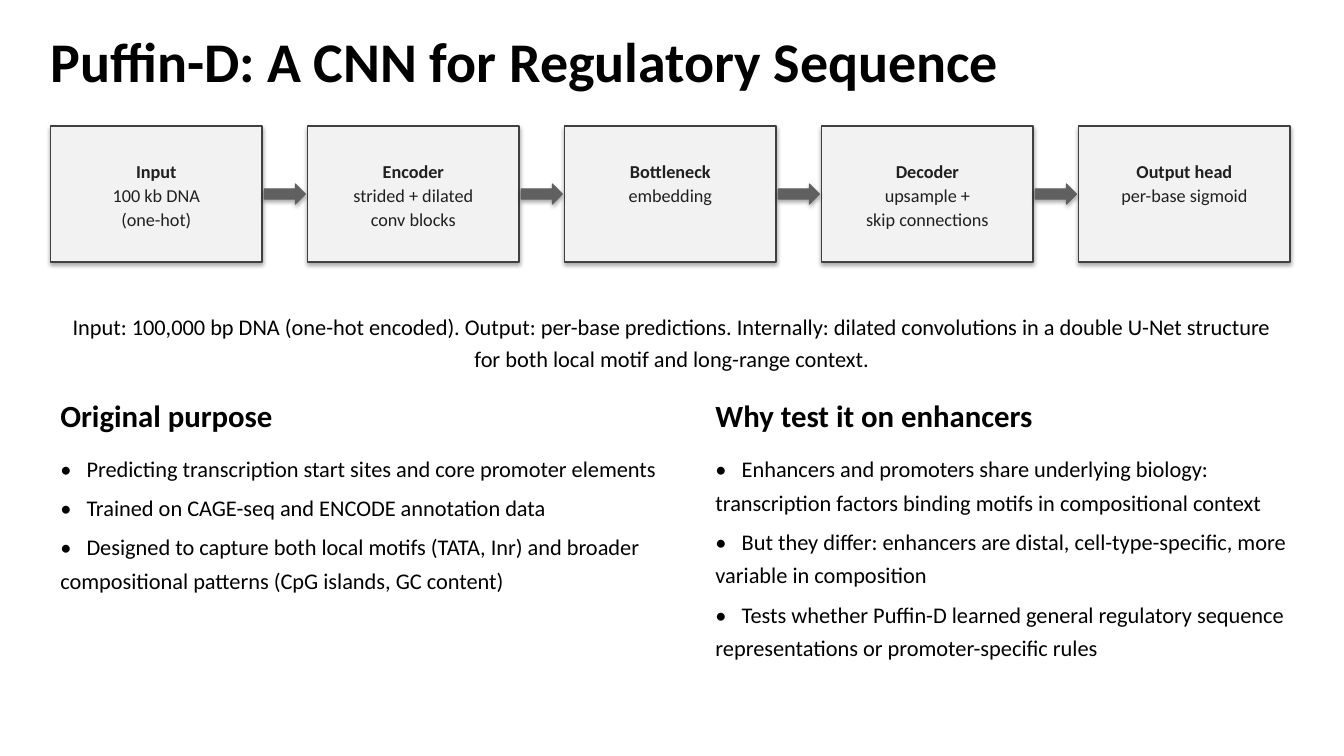
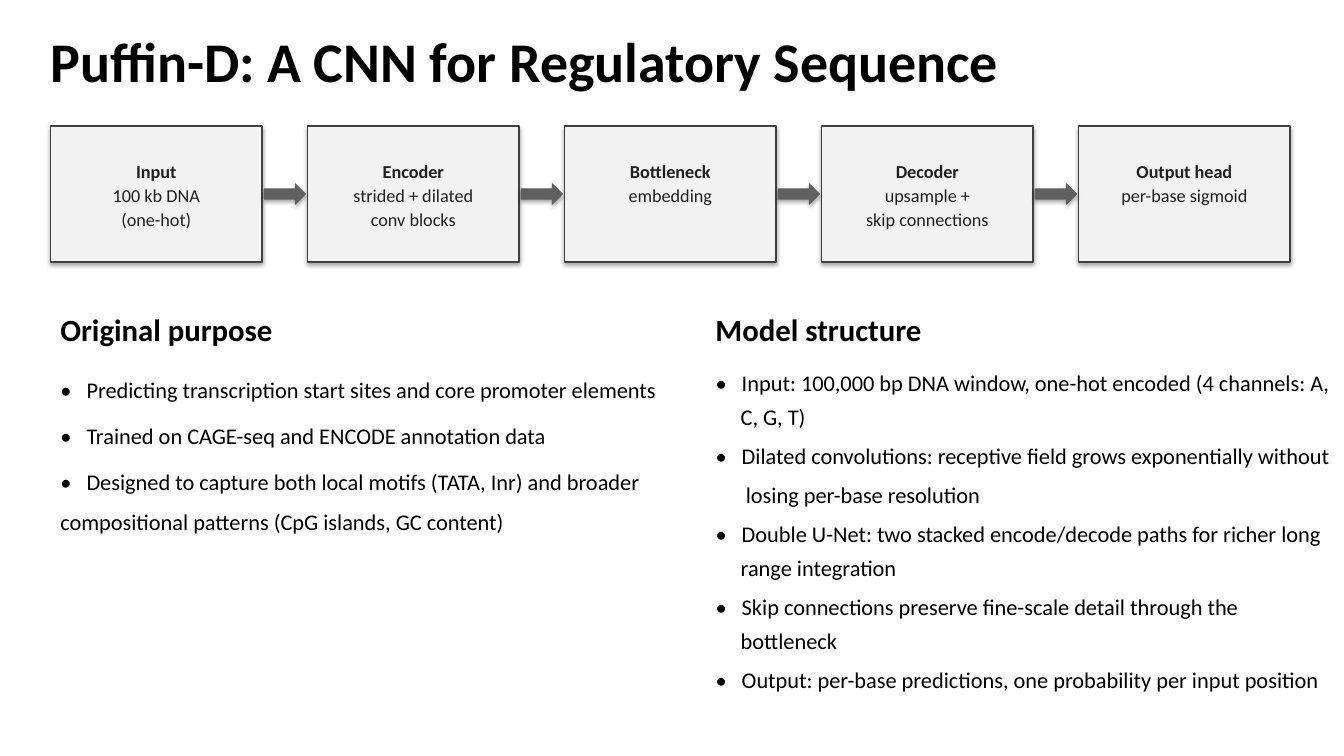
Before and after one commit to hahu1013/enhancer_prediction_k562, a slide deck: slide 4 of slides/K562_enhancer_prediction.pptx. Drawn at 1344x756 pixels with LibreOffice and Linux fonts; fonts in the diff are those of the drawing. Boxes give left, top, right and bottom in pixels: in the first picture for what was removed or moved away, otherwise in the second. Text is boxed around its words. In the diff, an @@ line names an element or a change of style, - is before the commit and + after.

```diff
--- a/slides/K562_enhancer_prediction.pptx
+++ b/slides/K562_enhancer_prediction.pptx
@@ text "Original purpose": place and size @@
-text "Original purpose" at [60, 405, 273, 433]
+text "Original purpose" at [60, 319, 273, 347]
@@ text removed at [73, 319, 1270, 371] @@
-Input: 100,000 bp DNA (one-hot encoded). Output: per-base predictions. Internally: dilated convolutions in a double U-Net structure for both local motif and long-range context.
@@ text added at [715, 319, 921, 342], 22 pt, text #000000, bold @@
+Model structure
@@ text "• Predicting transcription start sites ...": place and size @@
-text "• Predicting transcription start sites ..." at [60, 461, 656, 593]
+text "• Predicting transcription start sites ..." at [60, 382, 656, 534]
@@ text "• Predicting transcription start sites ..." at [60, 382, 656, 534]: line spacing 1.25 to 1.5 @@
@@ text at [741, 375, 1329, 692]: text changed; size 22 to 16 pt; bold off @@
-Why test it on enhancers
+• Input: 100,000 bp DNA window, one-hot encoded (4 channels: A,
+C, G, T)
+• Dilated convolutions: receptive field grows exponentially without
+losing per-base resolution
+• Double U-Net: two stacked encode/decode paths for richer long
+range integration
+• Skip connections preserve fine-scale detail through the
+bottleneck
+• Output: per-base predictions, one probability per input position
@@ text removed at [715, 461, 1285, 660] @@
-• Enhancers and promoters share underlying biology: transcription factors binding motifs in compositional context
-• But they differ: enhancers are distal, cell-type-specific, more variable in composition
-• Tests whether Puffin-D learned general regulatory sequence representations or promoter-specific rules
```
Also in this commit, not shown: 10 other slides changed.
